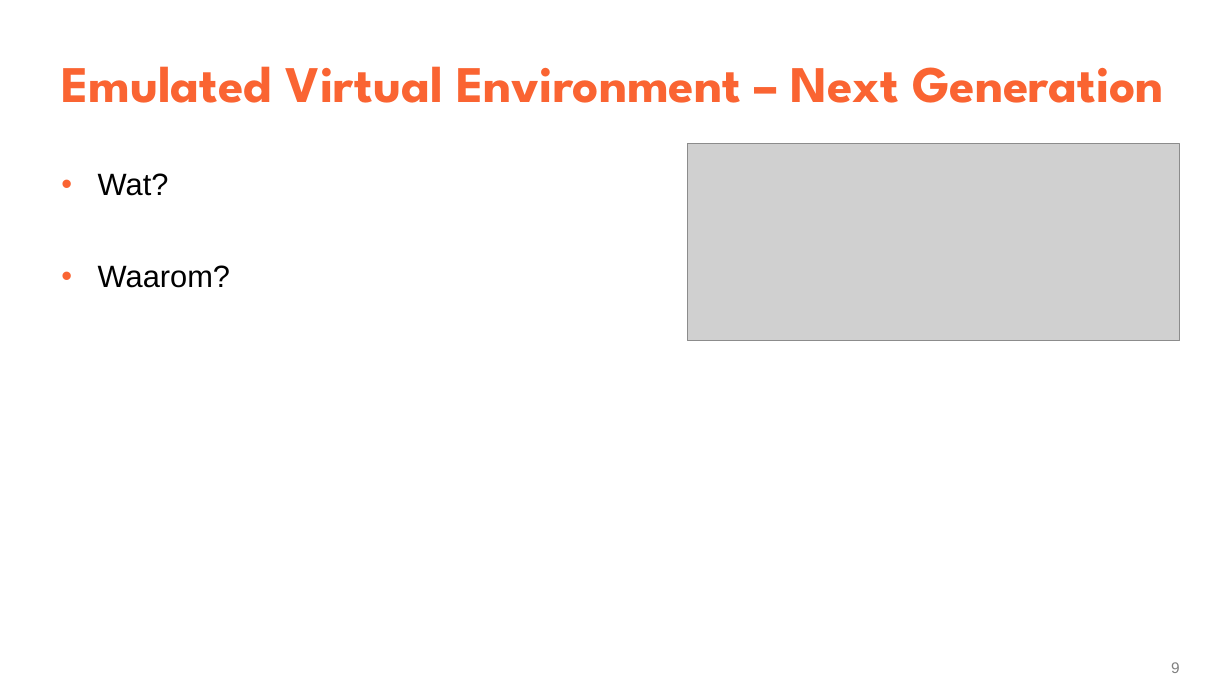
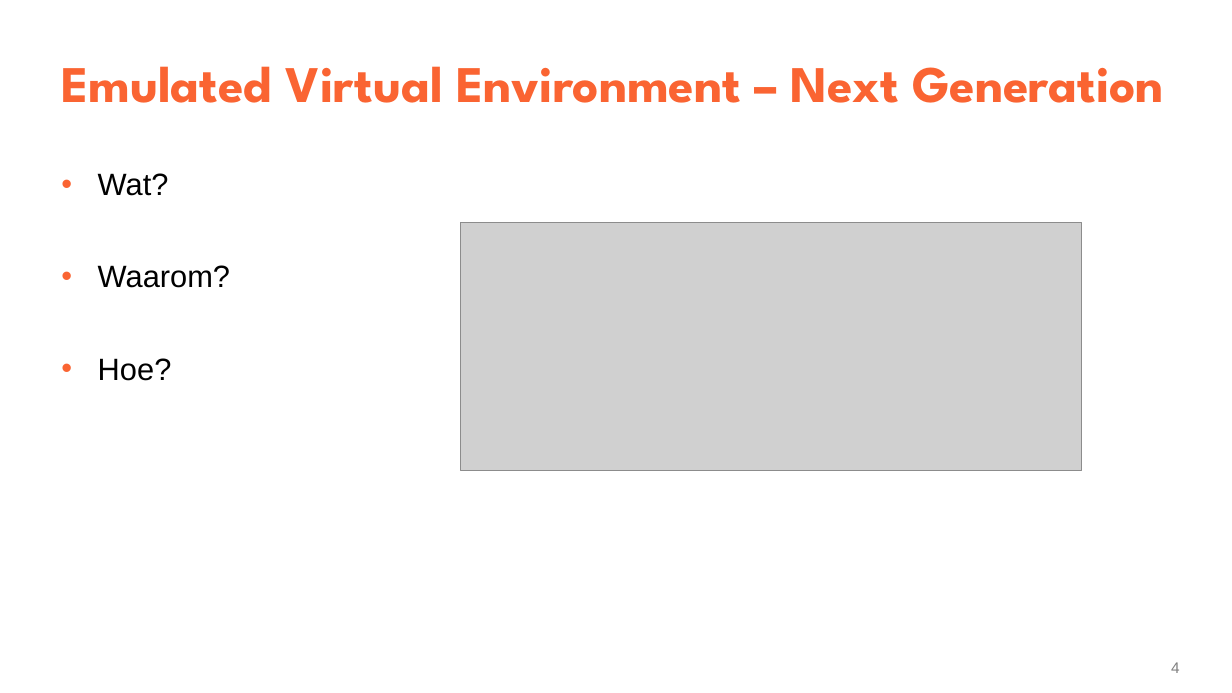
Before and after one commit to YenteLens/ylbachelorproef, a slide deck: slide 4 of Presentatie/eindpresentatie.pptx (slide 9 before the commit). Drawn at 1232x693 pixels with LibreOffice and Linux fonts; fonts in the diff are those of the drawing; grey boxes stand for pictures. Boxes give left, top, right and bottom in pixels: in the first picture for what was removed or moved away, otherwise in the second. Text is boxed around its words. In the diff, an @@ line names an element or a change of style, - is before the commit and + after.

```diff
--- a/Presentatie/eindpresentatie.pptx
+++ b/Presentatie/eindpresentatie.pptx
@@ picture: place and size @@
-picture at [688, 143, 1180, 341]
+picture at [461, 222, 1082, 470]
@@ text at [98, 358, 172, 381]: paragraph added @@
+  • Hoe?
@@ page number at [1171, 662, 1180, 673]: text changed @@
-9
+4
```
Also in this commit, not shown: 3 other slides changed, 8 slides added, 5 slides removed.
